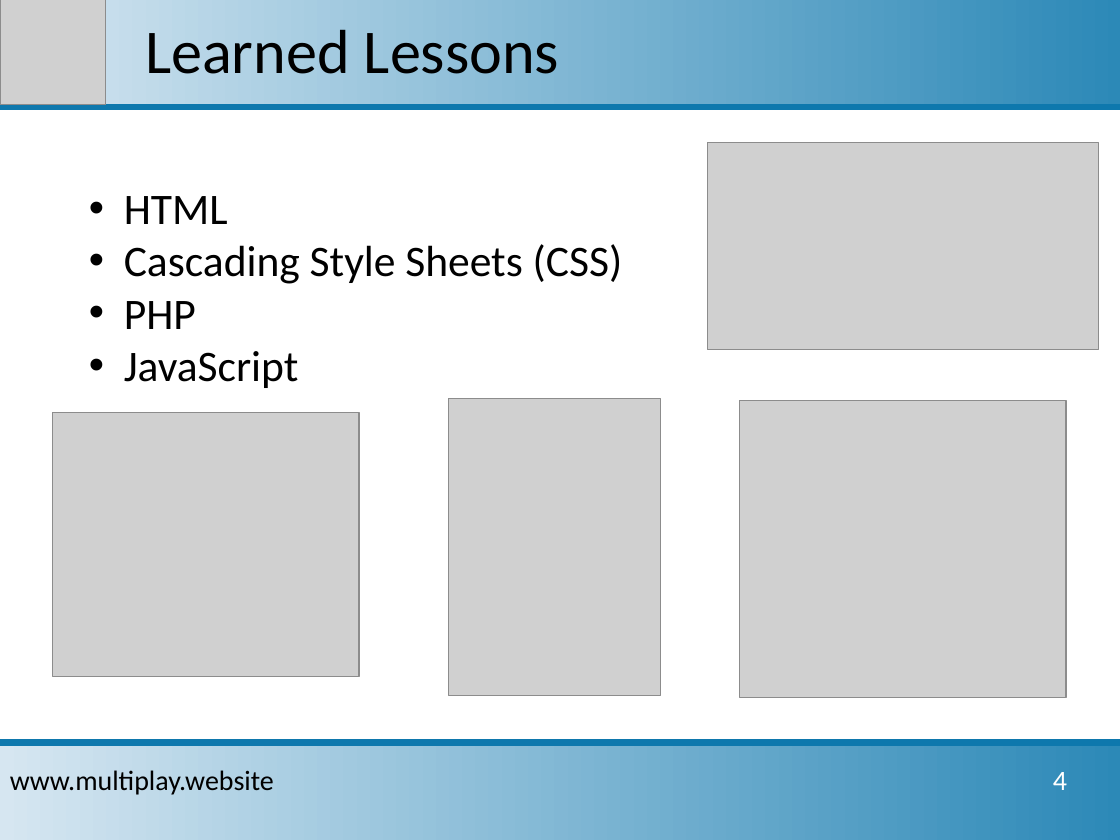
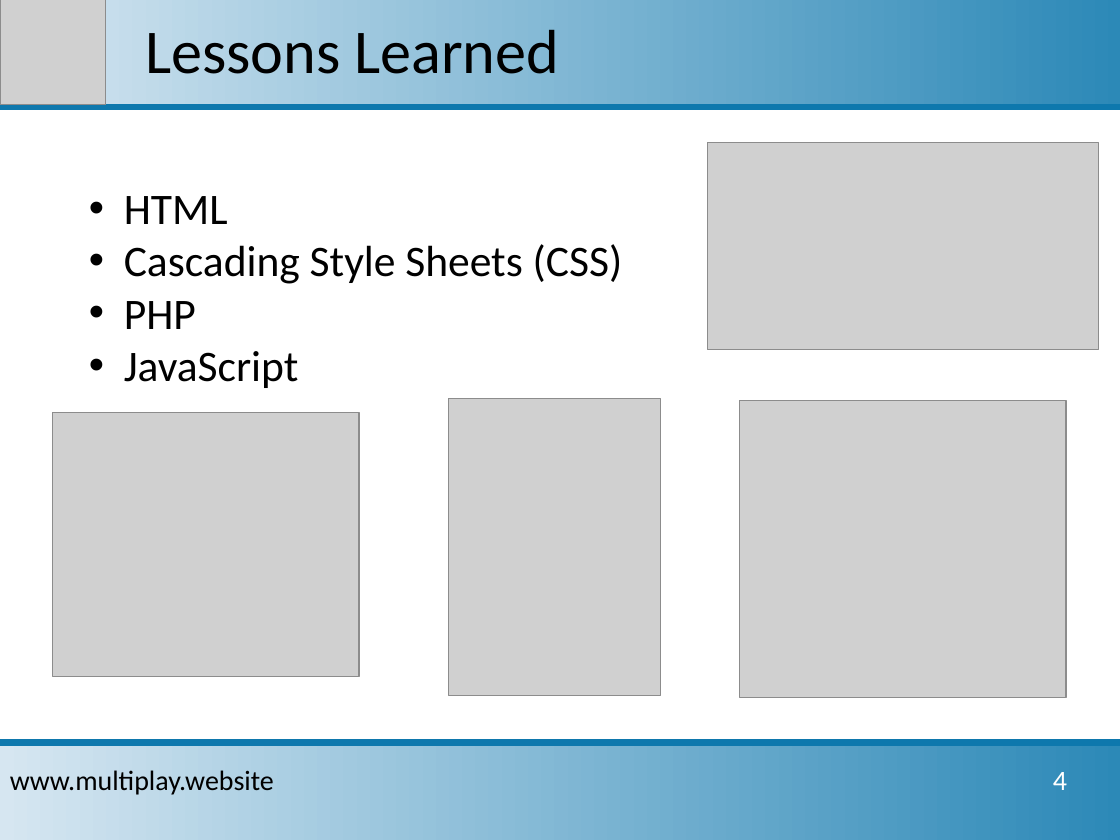
Before and after one commit to sbrinnich/MultiPlay, a slide deck: slide 6 of doc/Projektpraesentation_2017-01-23.pptx. Drawn at 1120x840 pixels with LibreOffice and Linux fonts; fonts in the diff are those of the drawing; grey boxes stand for pictures; background and template pictures are left out. Boxes give left, top, right and bottom in pixels: in the first picture for what was removed or moved away, otherwise in the second. Text is boxed around its words. In the diff, an @@ line names an element or a change of style, - is before the commit and + after.

```diff
--- a/doc/Projektpraesentation_2017-01-23.pptx
+++ b/doc/Projektpraesentation_2017-01-23.pptx
@@ title at bbox=[145, 29, 559, 74]: text changed @@
-Learned Lessons
+Lessons Learned
```
Also in this commit, not shown: 3 other slides changed.
